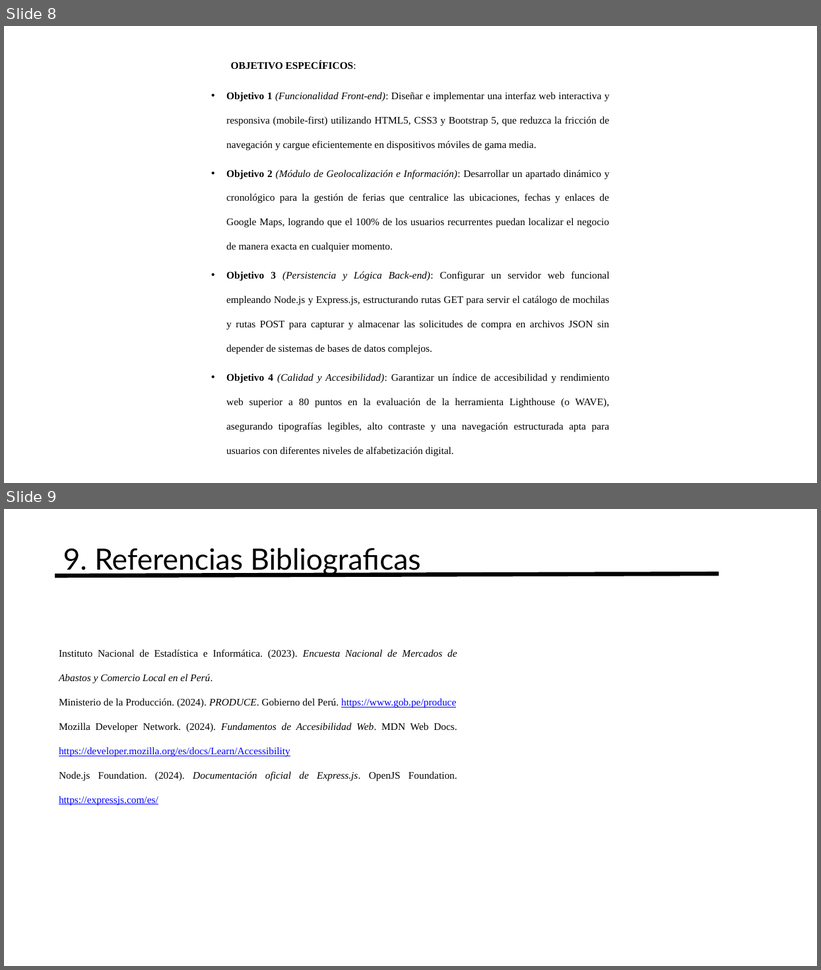
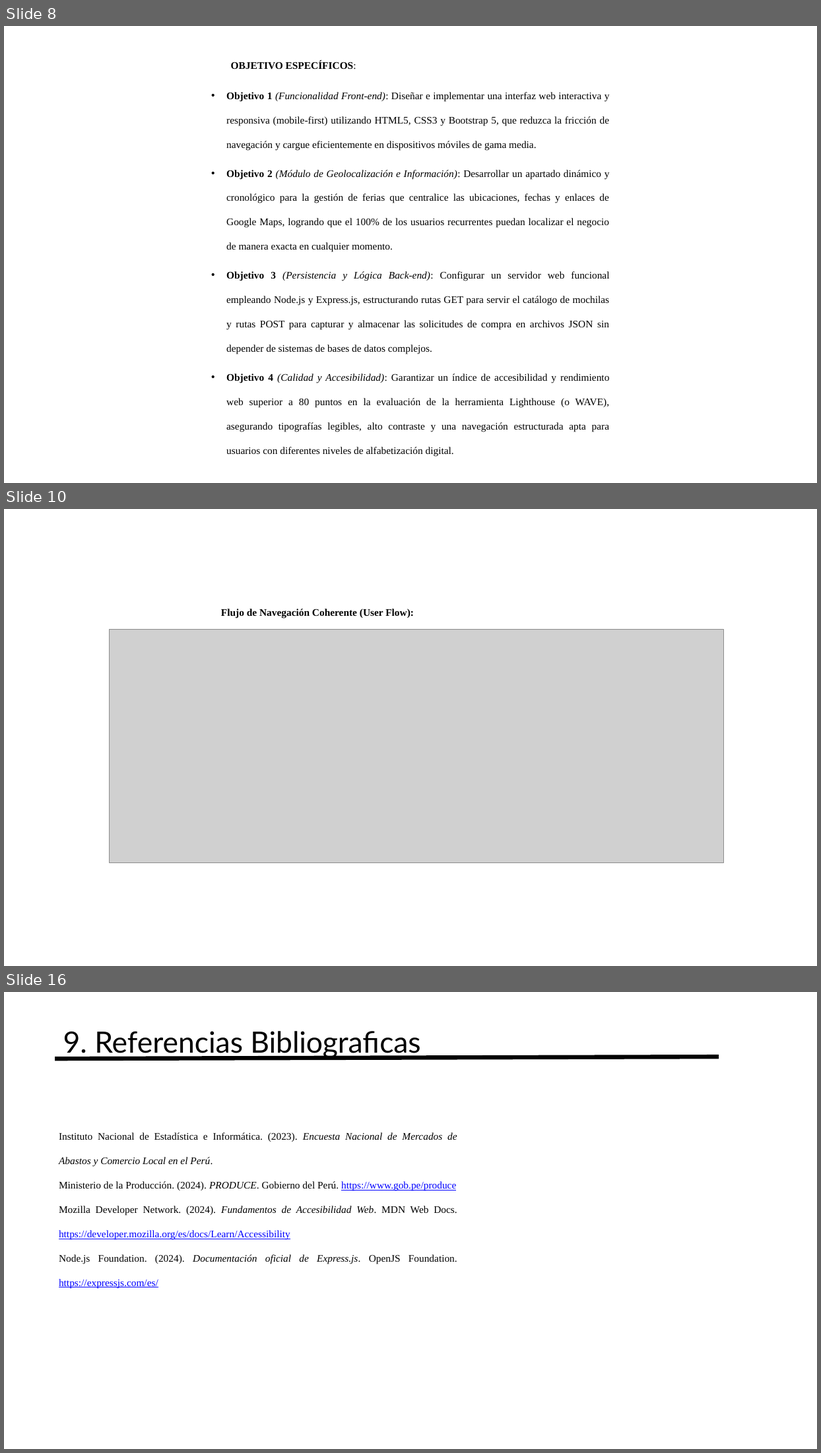
Before and after one commit to lITom182lI/Programacion-Web-3-Ciclo, a slide deck: PROYECTO FINAL/AVANCE PPT/Avance1_ProyectoPW.pptx. Shown one above the other, each under a label of ours: slides 8 and 9 before the commit, slides 8, 10 and 16 after it; the slides between them are not shown. The pictures are 821x970 and 821x1453 pixels, drawn with LibreOffice and Linux fonts; fonts in the diff are those of the drawing; grey boxes stand for pictures. Boxes give left, top, right and bottom in pixels: in the first picture for what was removed or moved away, otherwise in the second. Text is boxed around its words. In the diff, an @@ line names an element or a change of style, - is before the commit and + after.

```diff
--- a/PROYECTO FINAL/AVANCE PPT/Avance1_ProyectoPW.pptx
+++ b/PROYECTO FINAL/AVANCE PPT/Avance1_ProyectoPW.pptx
@@ slide 10 added at <box>4,509,817,966</box>, background #FFFFFF @@
@@ text added at <box>221,609,414,619</box>, 18 pt, text #000000, bold @@
+Flujo de Navegación Coherente (User Flow):
@@ picture added at <box>109,629,723,863</box> @@
@@ what was slide 9 is now slide 16 @@
```
Also in this commit, not shown: 6 other slides added.
